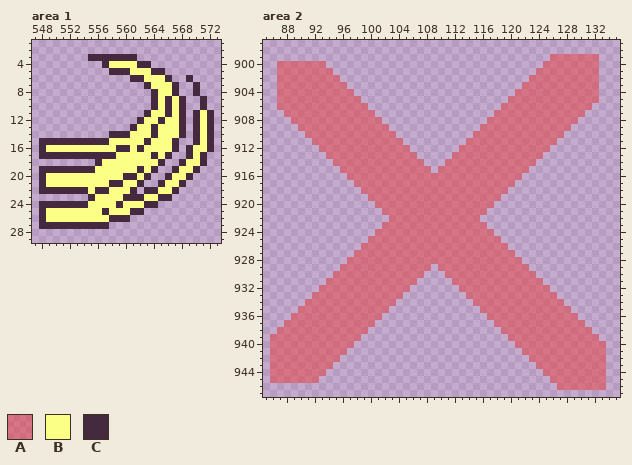
Pixel-art file, stored at resources/asesprite/atlases/atlas-icons.aseprite. This is how it looked before the edit.
1024x1024 pixels, 1 frame. Shown: area 1: x 547..573, y 1..29; area 2: x 85..135, y 897..947. The commit also changed other parts of the picture, which this record leaves out.
Visible layers, top first: "Layer 2 Copy" opacity 49%, "Layer 3 Copy", "Layer 3", "Layer 6" opacity 49%, "Layer 4 Copy" opacity 49%, "Layer 4", "Layer 8", "Layer 7 Copy", "Layer 7", "Lightning Bolt/Layer 11", "Layer 14", "Layer 13", "Flattened".
Palette (. is transparent): A #e83b3b7e  B #fbff86  C #45293f
Pixels before, area 1, first column x 548:
 3 .......CCCCCCC...........
 4 .........CBBBBCC.........
 5 ..........CCCBBBCC.......
 6 .............CCBBBC..C...
 7 ...............CBBBC..C..
 8 ................CBBC..C..
 9 ................CBCBC..C.
10 ................CBCBC..C.
11 ...............CBBCBC.CBC
12 ..............CBBCBBC.CBC
13 .............CBBCBBBC.CBC
14 ..........CCCBBBCBBBC.CBC
15 CCCCCCCCCCBBBBBCBBBC..CBC
16 CBBBBBBBBBBCCBCBBBBC.CBBC
17 CCCCCCCCCCCBBBBBCBC..CBC.
18 ........CBBBBBBBBC..CBBC.
19 CCCCCCCCBBBBBBCBC..CBBC..
20 CBBBBBBBBBBBCCBC..CBBC...
21 CBBBBBBBBBCCBBC..CBBC....
22 CCCCCCCBCCBBBC.CCBBC.....
23 .......CBBBBCCCBBCC......
24 CCCCCCCBBBBCBBBCC........
25 CBBBBBBBBCBBBCC..........
26 CBBBBBBBBBCCC............
27 CCCCCCCCCC...............
Pixels before, area 2 (only the part around the change), first column x 85:
897 ...................................................
898 ...................................................
899 .........................................AAAAAAA...
900 ..AAAAAAA...............................AAAAAAAA...
901 ..AAAAAAAA.............................AAAAAAAAA...
902 ..AAAAAAAAA...........................AAAAAAAAAA...
903 ..AAAAAAAAAA.........................AAAAAAAAAAA...
904 ..AAAAAAAAAAA.......................AAAAAAAAAAAA...
905 ..AAAAAAAAAAAA.....................AAAAAAAAAAAAA...
906 ..AAAAAAAAAAAAA...................AAAAAAAAAAAAA....
907 ...AAAAAAAAAAAAA.................AAAAAAAAAAAAA.....
908 ....AAAAAAAAAAAAA...............AAAAAAAAAAAAA......
909 .....AAAAAAAAAAAAA.............AAAAAAAAAAAAA.......
910 ......AAAAAAAAAAAAA...........AAAAAAAAAAAAA........
911 .......AAAAAAAAAAAAA.........AAAAAAAAAAAAA.........
912 ........AAAAAAAAAAAAA.......AAAAAAAAAAAAA..........
913 .........AAAAAAAAAAAAA.....AAAAAAAAAAAAA...........
914 ..........AAAAAAAAAAAAA...AAAAAAAAAAAAA............
915 ...........AAAAAAAAAAAAA.AAAAAAAAAAAAA.............
916 ............AAAAAAAAAAAAAAAAAAAAAAAAA..............
917 .............AAAAAAAAAAAAAAAAAAAAAAA...............
918 ..............AAAAAAAAAAAAAAAAAAAAA................
919 ...............AAAAAAAAAAAAAAAAAAA.................
920 ................AAAAAAAAAAAAAAAAA..................
921 .................AAAAAAAAAAAAAAA...................
922 ..................AAAAAAAAAAAAA....................
923 .................AAAAAAAAAAAAAAA...................
924 ................AAAAAAAAAAAAAAAAA..................
925 ...............AAAAAAAAAAAAAAAAAAA.................
926 ..............AAAAAAAAAAAAAAAAAAAAA................
927 .............AAAAAAAAAAAAAAAAAAAAAAA...............
928 ............AAAAAAAAAAAAAAAAAAAAAAAAA..............
929 ...........AAAAAAAAAAAAA.AAAAAAAAAAAAA.............
930 ..........AAAAAAAAAAAAA...AAAAAAAAAAAAA............
931 .........AAAAAAAAAAAAA.....AAAAAAAAAAAAA...........
932 ........AAAAAAAAAAAAA.......AAAAAAAAAAAAA..........
933 .......AAAAAAAAAAAAA.........AAAAAAAAAAAAA.........
934 ......AAAAAAAAAAAAA...........AAAAAAAAAAAAA........
935 .....AAAAAAAAAAAAA.............AAAAAAAAAAAAA.......
936 ....AAAAAAAAAAAAA...............AAAAAAAAAAAAA......
937 ...AAAAAAAAAAAAA.................AAAAAAAAAAAAA.....
938 ..AAAAAAAAAAAAA...................AAAAAAAAAAAAA....
939 .AAAAAAAAAAAAA.....................AAAAAAAAAAAAA...
940 .AAAAAAAAAAAA.......................AAAAAAAAAAAAA..
941 .AAAAAAAAAAA.........................AAAAAAAAAAAA..
942 .AAAAAAAAAA...........................AAAAAAAAAAA..
943 .AAAAAAAAA.............................AAAAAAAAAA..
944 .AAAAAAAA...............................AAAAAAAAA..
945 .AAAAAAA.................................AAAAAAAA..
946 ..........................................AAAAAAA..
947 ...................................................
The result:
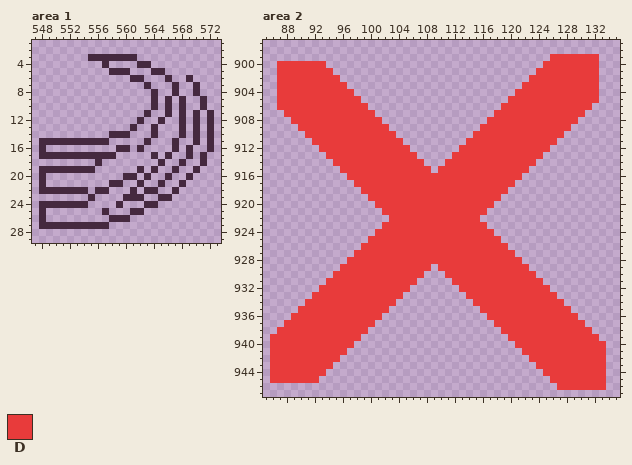
Colours new in this view: D #e83b3b
Changes in this commit:
layer "Layer 6" removed
Changed rows in their new state; - is an unchanged pixel.
Area 1, layer "Flattened":
first column x 549:
 4 ---------....----------
 5 ------------...--------
 6 --------------...------
 7 ---------------...-----
 8 ----------------..-----
 9 ----------------.-.----
10 ----------------.-.----
11 ---------------..-.---.
12 --------------..-..---.
13 -------------..-...---.
14 ------------...-...---.
15 ---------.....-...----.
16 ..........--.-....---..
17 ----------.....-.----.-
18 --------........----..-
19 -------......-.----..--
20 ...........--.----..---
21 .........--..----..----
22 ------.--...----..-----
23 -------....---..-------
24 ------....-...---------
25 ........-...-----------
26 .........--------------
Area 2, layer "Flattened":
first column x 86:
899 ----------------------------------------DDDDDDD-
900 -DDDDDDD-------------------------------DDDDDDDD-
901 -DDDDDDDD-----------------------------DDDDDDDDD-
902 -DDDDDDDDD---------------------------DDDDDDDDDD-
903 -DDDDDDDDDD-------------------------DDDDDDDDDDD-
904 -DDDDDDDDDDD-----------------------DDDDDDDDDDDD-
905 -DDDDDDDDDDDD---------------------DDDDDDDDDDDDD-
906 -DDDDDDDDDDDDD-------------------DDDDDDDDDDDDD--
907 --DDDDDDDDDDDDD-----------------DDDDDDDDDDDDD---
908 ---DDDDDDDDDDDDD---------------DDDDDDDDDDDDD----
909 ----DDDDDDDDDDDDD-------------DDDDDDDDDDDDD-----
910 -----DDDDDDDDDDDDD-----------DDDDDDDDDDDDD------
911 ------DDDDDDDDDDDDD---------DDDDDDDDDDDDD-------
912 -------DDDDDDDDDDDDD-------DDDDDDDDDDDDD--------
913 --------DDDDDDDDDDDDD-----DDDDDDDDDDDDD---------
914 ---------DDDDDDDDDDDDD---DDDDDDDDDDDDD----------
915 ----------DDDDDDDDDDDDD-DDDDDDDDDDDDD-----------
916 -----------DDDDDDDDDDDDDDDDDDDDDDDDD------------
917 ------------DDDDDDDDDDDDDDDDDDDDDDD-------------
918 -------------DDDDDDDDDDDDDDDDDDDDD--------------
919 --------------DDDDDDDDDDDDDDDDDDD---------------
920 ---------------DDDDDDDDDDDDDDDDD----------------
921 ----------------DDDDDDDDDDDDDDD-----------------
922 -----------------DDDDDDDDDDDDD------------------
923 ----------------DDDDDDDDDDDDDDD-----------------
924 ---------------DDDDDDDDDDDDDDDDD----------------
925 --------------DDDDDDDDDDDDDDDDDDD---------------
926 -------------DDDDDDDDDDDDDDDDDDDDD--------------
927 ------------DDDDDDDDDDDDDDDDDDDDDDD-------------
928 -----------DDDDDDDDDDDDDDDDDDDDDDDDD------------
929 ----------DDDDDDDDDDDDD-DDDDDDDDDDDDD-----------
930 ---------DDDDDDDDDDDDD---DDDDDDDDDDDDD----------
931 --------DDDDDDDDDDDDD-----DDDDDDDDDDDDD---------
932 -------DDDDDDDDDDDDD-------DDDDDDDDDDDDD--------
933 ------DDDDDDDDDDDDD---------DDDDDDDDDDDDD-------
934 -----DDDDDDDDDDDDD-----------DDDDDDDDDDDDD------
935 ----DDDDDDDDDDDDD-------------DDDDDDDDDDDDD-----
936 ---DDDDDDDDDDDDD---------------DDDDDDDDDDDDD----
937 --DDDDDDDDDDDDD-----------------DDDDDDDDDDDDD---
938 -DDDDDDDDDDDDD-------------------DDDDDDDDDDDDD--
939 DDDDDDDDDDDDD---------------------DDDDDDDDDDDDD-
940 DDDDDDDDDDDD-----------------------DDDDDDDDDDDDD
941 DDDDDDDDDDD-------------------------DDDDDDDDDDDD
942 DDDDDDDDDD---------------------------DDDDDDDDDDD
943 DDDDDDDDD-----------------------------DDDDDDDDDD
944 DDDDDDDD-------------------------------DDDDDDDDD
945 DDDDDDD---------------------------------DDDDDDDD
946 -----------------------------------------DDDDDDD
Pixel boxes of the changes (left, top, right, bottom) in both pictures:
erased: (46, 61, 207, 222)
changed: (270, 54, 606, 390)
